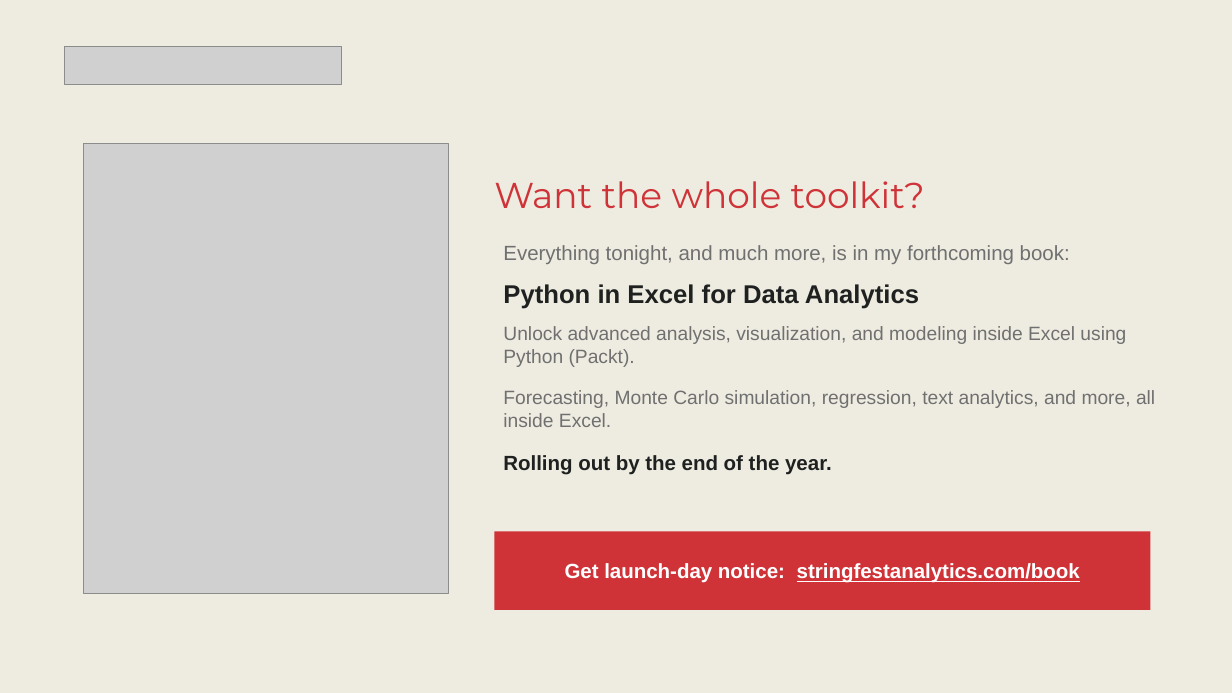
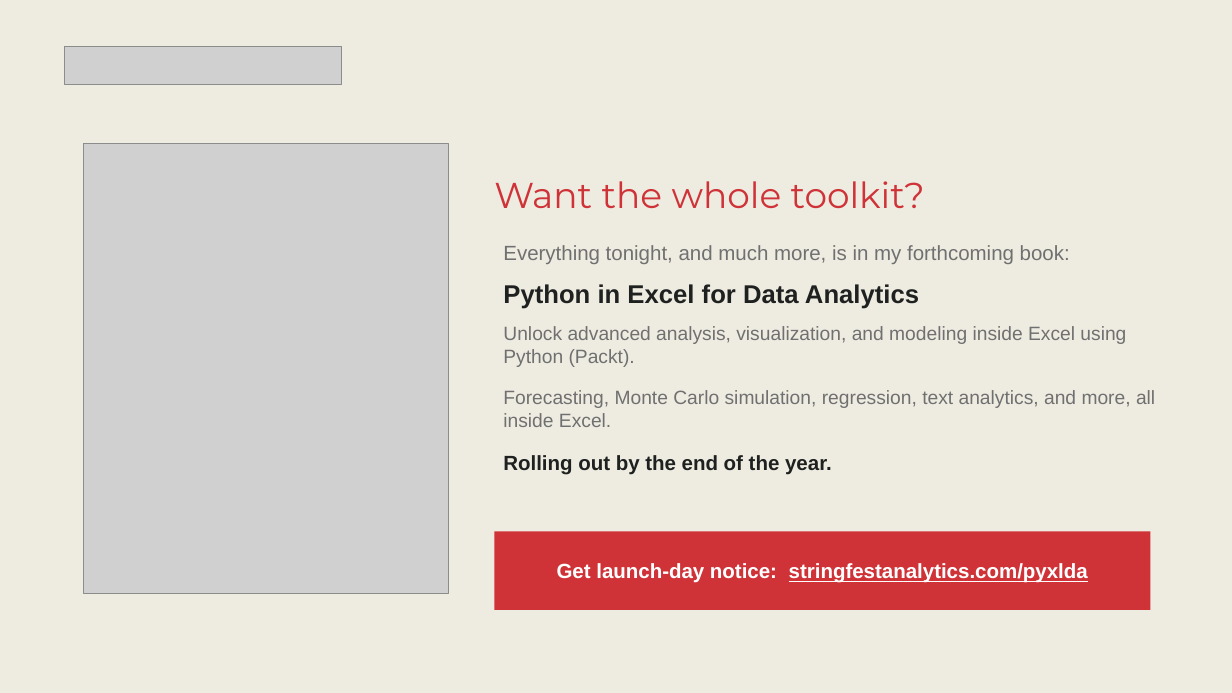
Before and after one commit to stringfestdata/plumsolutions-meetup-2026, a slide deck: slide 21 of Financial-Analytics-with-Python-in-Excel.pptx. Drawn at 1232x693 pixels with LibreOffice and Linux fonts; fonts in the diff are those of the drawing; grey boxes stand for pictures. Boxes give left, top, right and bottom in pixels: in the first picture for what was removed or moved away, otherwise in the second. Text is boxed around its words. In the diff, an @@ line names an element or a change of style, - is before the commit and + after.

```diff
--- a/Financial-Analytics-with-Python-in-Excel.pptx
+++ b/Financial-Analytics-with-Python-in-Excel.pptx
@@ text at (557, 563, 1088, 583): text changed @@
-Get launch-day notice: stringfestanalytics.com/book
+Get launch-day notice: stringfestanalytics.com/pyxlda
```
Also in this commit, not shown: 1 other slide changed, 1 slide removed.
